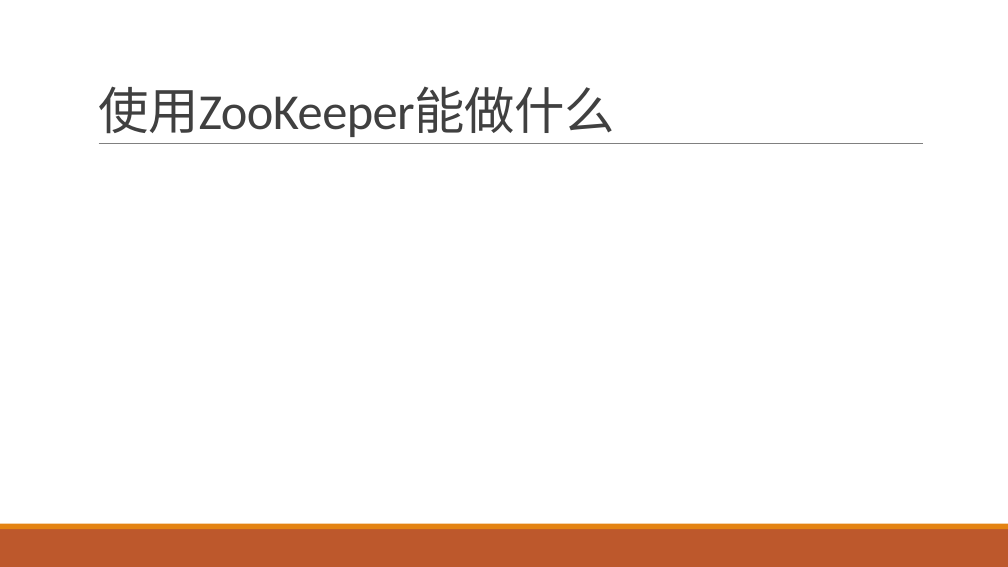
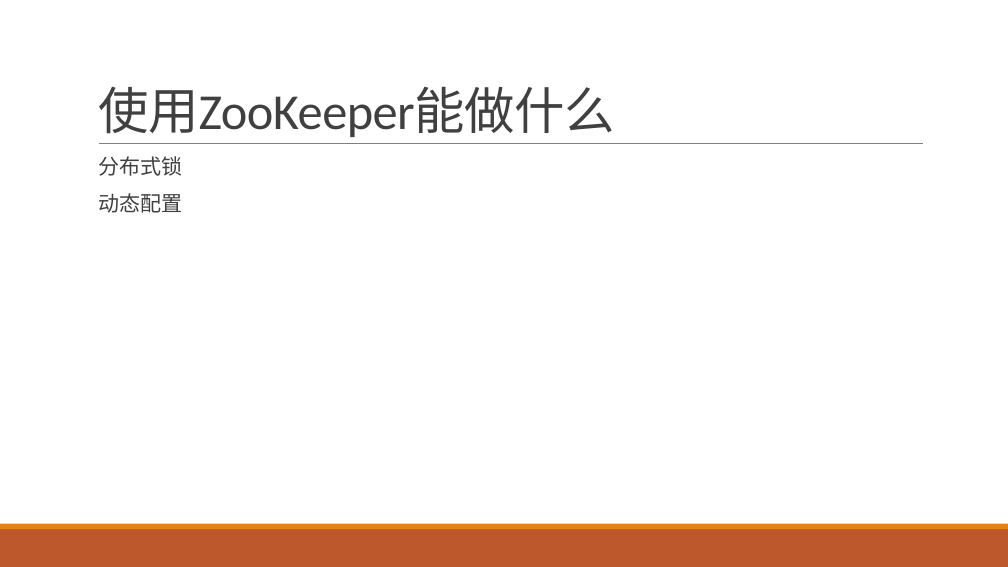
Before and after one commit to airuitian/MicroService, a slide deck: slide 42 of middlerware/Zookeeper介绍与实战.pptx (slide 31 before the commit). Drawn at 1008x567 pixels with LibreOffice and Linux fonts; fonts in the diff are those of the drawing. Boxes give left, top, right and bottom in pixels: in the first picture for what was removed or moved away, otherwise in the second. Text is boxed around its words. In the diff, an @@ line names an element or a change of style, - is before the commit and + after.

Commit message:
update ppt

```diff
--- a/middlerware/Zookeeper介绍与实战.pptx
+++ b/middlerware/Zookeeper介绍与实战.pptx
@@ text added at bbox=[98, 156, 182, 213], 20 pt, text #404040 @@
+  分布式锁
+  动态配置
```
Also in this commit, not shown: 18 slides added, 2 slides removed.
